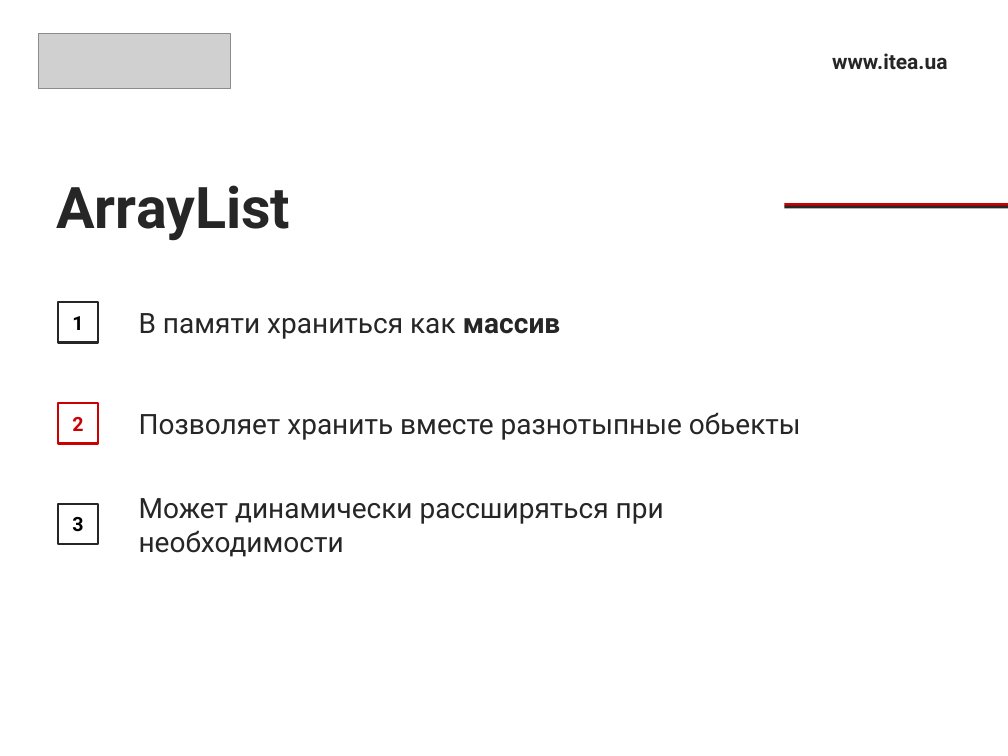
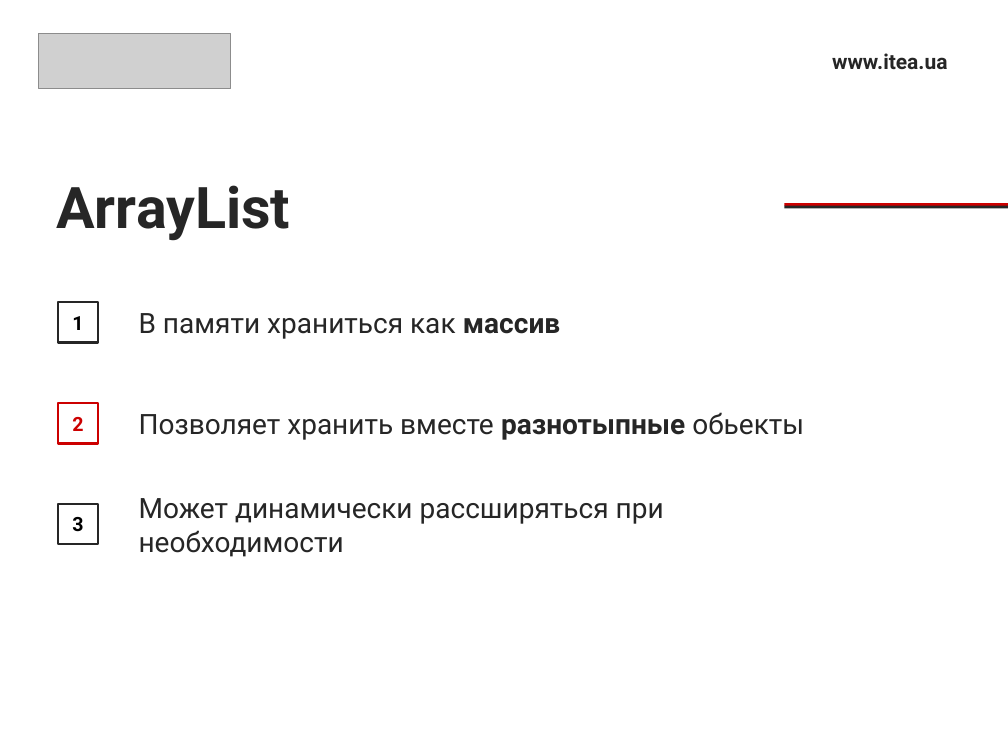
Before and after one commit to Ryabik/CSharpProfessional, a slide deck: slide 9 of 1.Collections/CollectionsPresentation.pptx (slide 20 before the commit). Drawn at 1008x756 pixels with LibreOffice and Linux fonts; fonts in the diff are those of the drawing; grey boxes stand for pictures. Boxes give left, top, right and bottom in pixels: in the first picture for what was removed or moved away, otherwise in the second. Text is boxed around its words. In the diff, an @@ line names an element or a change of style, - is before the commit and + after.

```diff
--- a/1.Collections/CollectionsPresentation.pptx
+++ b/1.Collections/CollectionsPresentation.pptx
@@ text "Позволяет хранить вместе разнотыпные обьекты" at box(139, 412, 804, 440): bold on in "разнотыпные" @@
```
Also in this commit, not shown: 5 other slides changed, 9 slides added, 1 slide removed.
